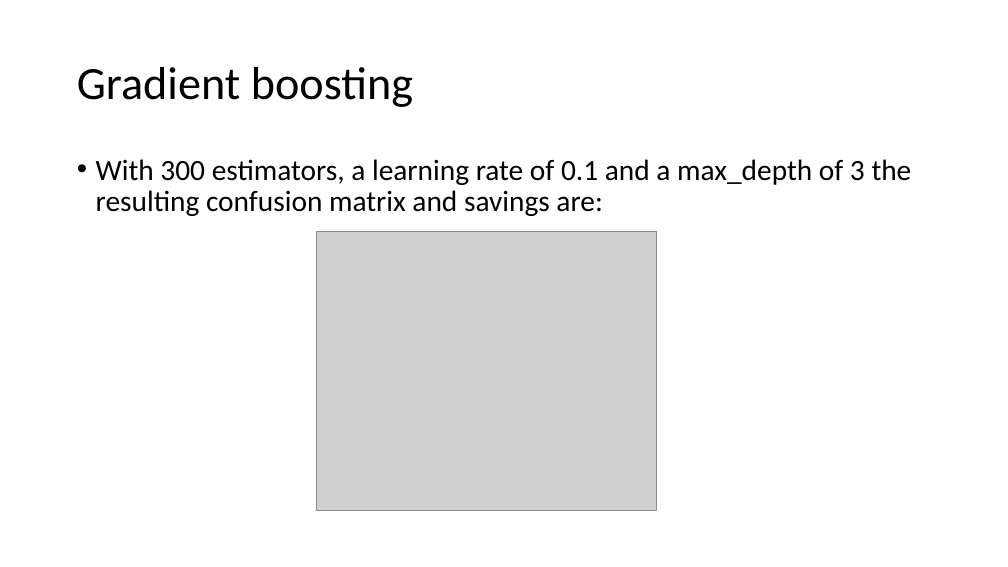
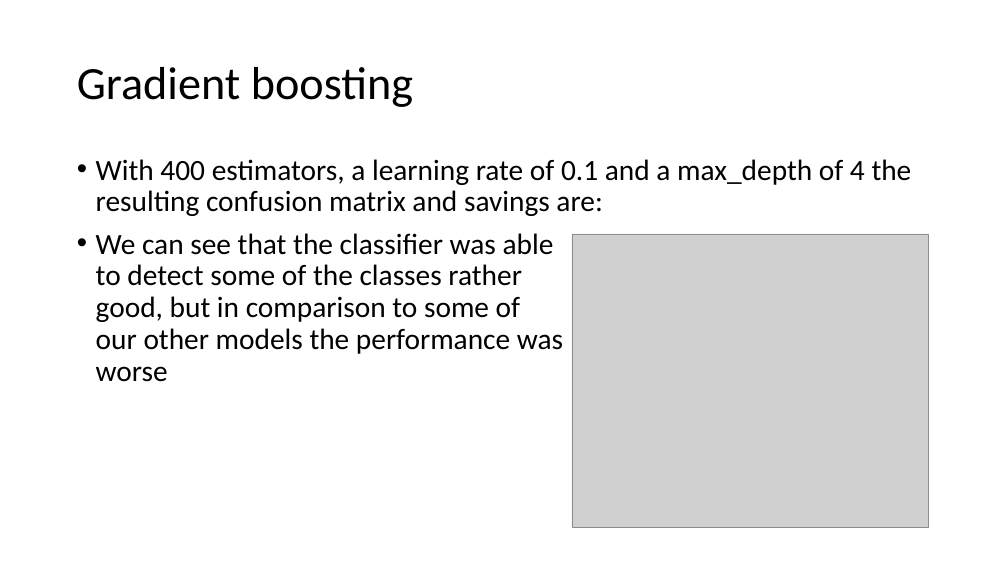
Before and after one commit to sandroassek/SS23_UE_MLPC, a slide deck: slide 10 of Challenge Presentation.pptx. Drawn at 1008x567 pixels with LibreOffice and Linux fonts; fonts in the diff are those of the drawing; grey boxes stand for pictures. Boxes give left, top, right and bottom in pixels: in the first picture for what was removed or moved away, otherwise in the second. Text is boxed around its words. In the diff, an @@ line names an element or a change of style, - is before the commit and + after.

Commit message:
Updated Gradient Boosting

```diff
--- a/Challenge Presentation.pptx
+++ b/Challenge Presentation.pptx
@@ text at [96, 159, 912, 382]: text changed @@
-• With 300 estimators, a learning rate of 0.1 and a max_depth of 3 the resulting confusion matrix and savings are:
+• With 400 estimators, a learning rate of 0.1 and a max_depth of 4 the resulting confusion matrix and savings are:
+• We can see that the classifier was able
+  to detect some of the classes rather
+  good, but in comparison to some of
+  our other models the performance was
+  worse
@@ picture removed at [317, 231, 656, 510] @@
@@ picture added at [572, 234, 929, 527] @@
```
Also in this commit, not shown: 1 other slide changed.
